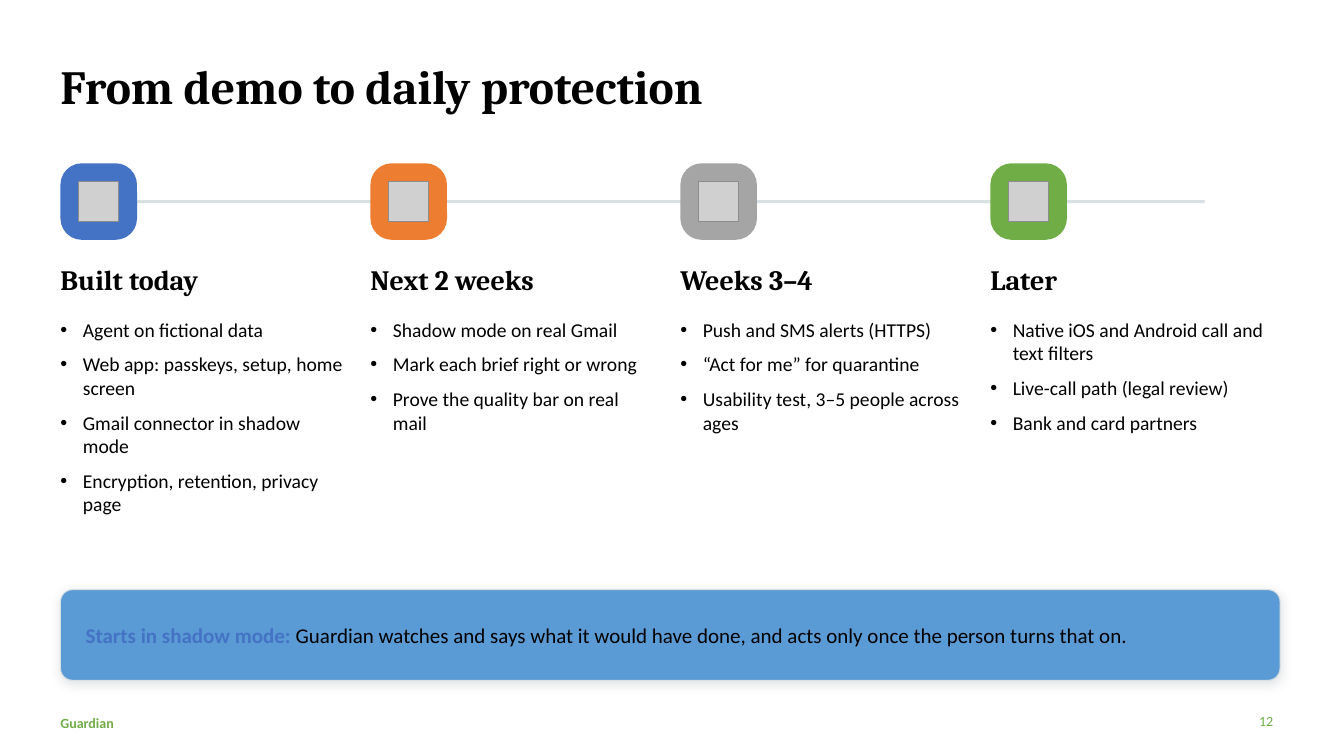
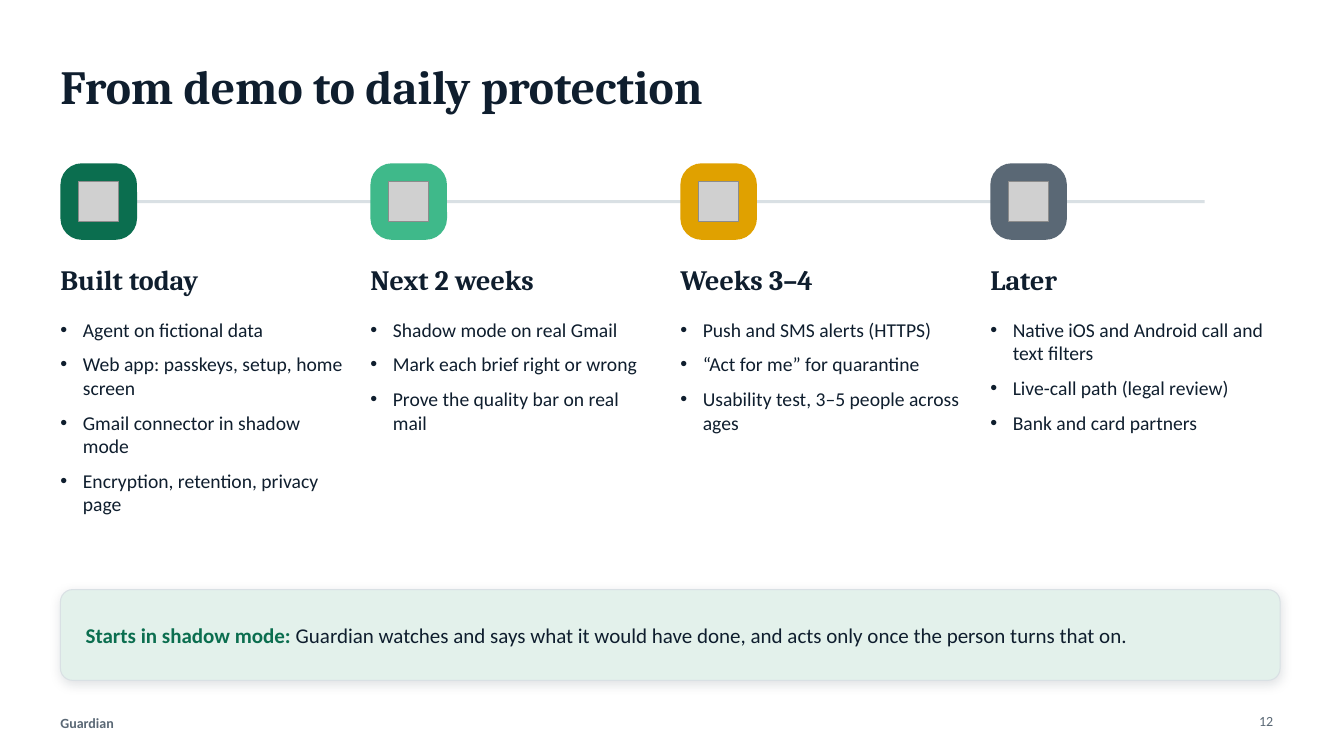
Before and after one commit to aravindramesh2806/Guardian, a slide deck: slide 12 of presentation/Guardian.pptx. Drawn at 1344x756 pixels with LibreOffice and Linux fonts; fonts in the diff are those of the drawing; grey boxes stand for pictures. Boxes give left, top, right and bottom in pixels: in the first picture for what was removed or moved away, otherwise in the second. Text is boxed around its words. In the diff, an @@ line names an element or a change of style, - is before the commit and + after.

```diff
--- a/presentation/Guardian.pptx
+++ b/presentation/Guardian.pptx
@@ rounded rectangle at (60,163,137,240): fill #4472C4 to #0B6E4F @@
@@ rounded rectangle at (370,163,447,240): fill #ED7D31 to #3FB98A @@
@@ rounded rectangle at (681,163,757,240): fill #A5A5A5 to #E0A100 @@
@@ rounded rectangle at (990,163,1067,240): fill #70AD47 to #5A6875 @@
@@ text colour #000000 to #0F1E2E in 9 elements at (60,71,703,114), (60,270,198,296), (83,323,342,515), (370,270,534,291), (393,323,636,430), (680,270,813,291), (703,323,959,434), (990,271,1057,291), (1013,323,1263,433) @@
@@ rounded rectangle at (60,590,1280,681): fill #5B9BD5 to #E3F1EB @@
@@ text "Starts in shadow mode: Guardian ..." at (86,628,1126,647): text colour #4472C4 to #0B6E4F in "Starts in shadow mode:"; text colour #000000 to #0F1E2E in "Guardian watches and says what it would ..." @@
@@ text "Guardian" at (60,718,113,728): text colour #70AD47 to #5A6875 @@
@@ page number at (1259,717,1273,726): text colour #70AD47 to #5A6875 @@
```
Also in this commit, not shown: 11 other slides changed, 1 other file.
